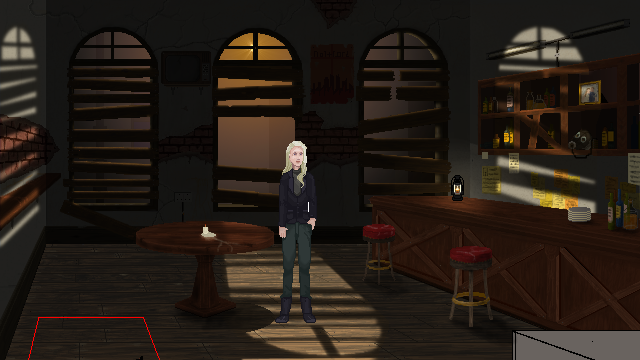
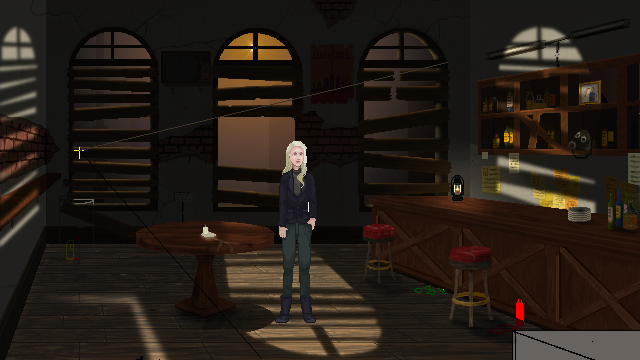
Layer changes from the first 640 x 360 image to the second:
showed "vanishing" over [74, 62, 448, 359]
hid "doorway", moved it into group "Guides", painted on it over [28, 317, 160, 360]
painted on "Stuff on Bar" over [563, 206, 591, 222]
painted on "Shadow Floor" over [37, 288, 380, 360]
added layer "cleaning things?" above "Orange Tint" over [66, 235, 524, 337]
added layer "broken chair" above "shelf/bar" over [59, 194, 94, 258]
